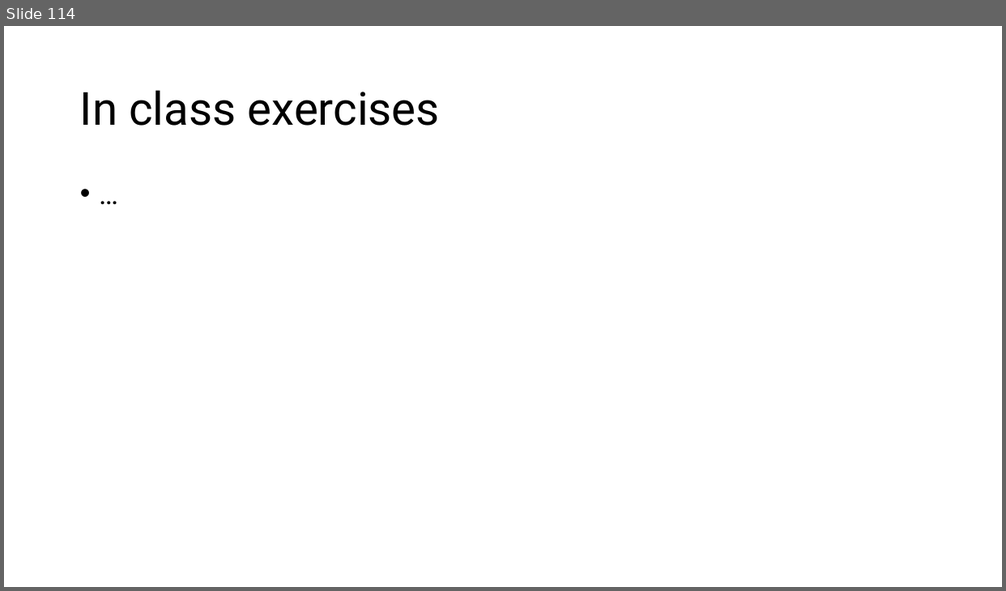
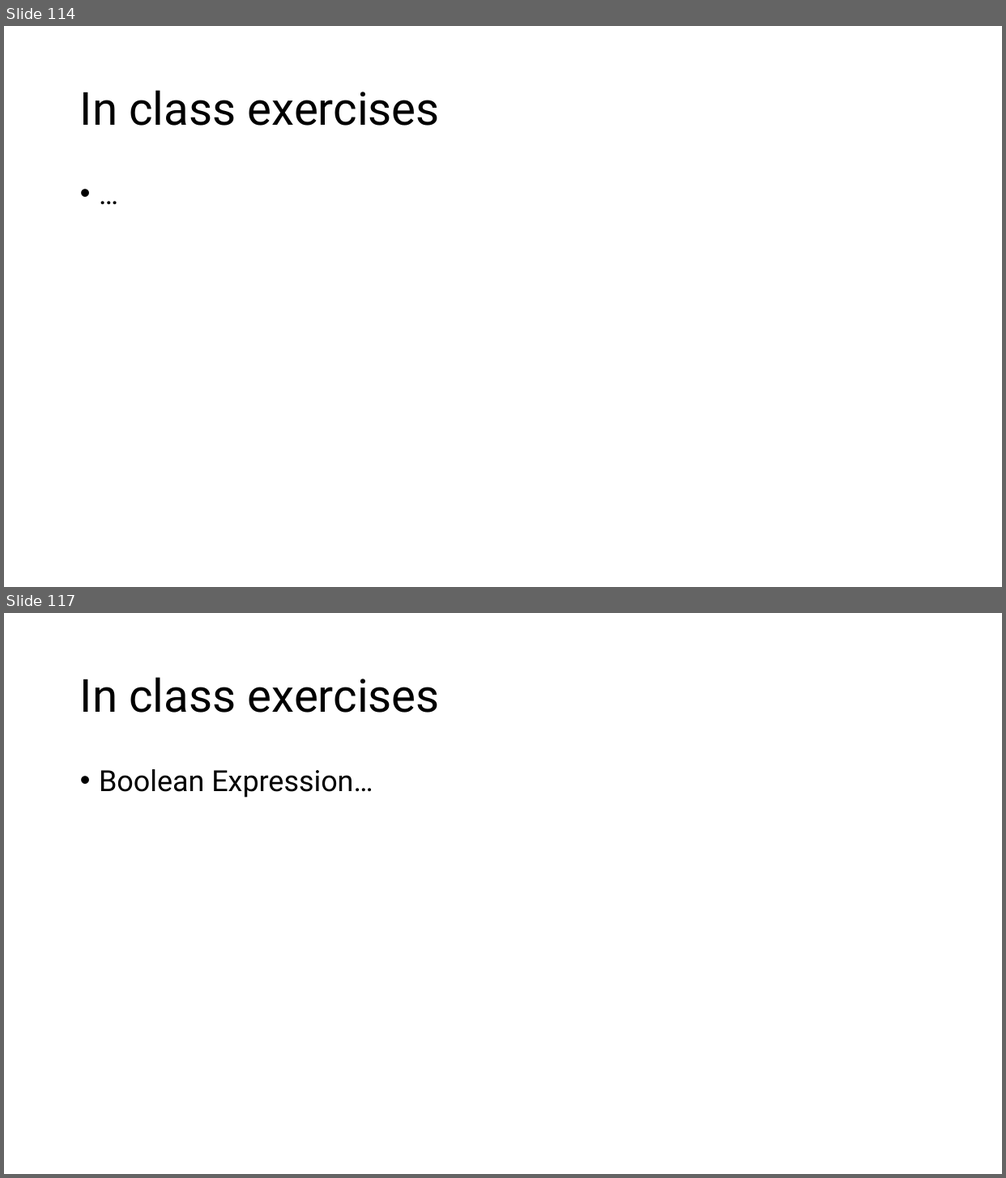
Before and after one commit to MoklaEducation/ems_winter_2025_acsl101, a slide deck: all/ExploringCSConceptsViaACSLCompetitions_all.pptx. Shown one above the other, each under a label of ours: slide 114 before the commit, slides 114 and 117 after it; the slides between them are not shown. The pictures are 1006x591 and 1006x1178 pixels, drawn with LibreOffice and Linux fonts; fonts in the diff are those of the drawing. Boxes give left, top, right and bottom in pixels: in the first picture for what was removed or moved away, otherwise in the second. Text is boxed around its words. In the diff, an @@ line names an element or a change of style, - is before the commit and + after.

Commit message:
boolean expressions

```diff
--- a/all/ExploringCSConceptsViaACSLCompetitions_all.pptx
+++ b/all/ExploringCSConceptsViaACSLCompetitions_all.pptx
@@ slide 117 added at (x1=4, y1=613, x2=1002, y2=1174), background #FFFFFF @@
@@ title added at (x1=80, y1=677, x2=440, y2=713), 44 pt, text #000000 @@
+In class exercises
@@ text added at (x1=99, y1=769, x2=373, y2=798), 28 pt, text #000000 @@
+• Boolean Expression…
```
Also in this commit, not shown: 2 other slides added, 1 other file.
